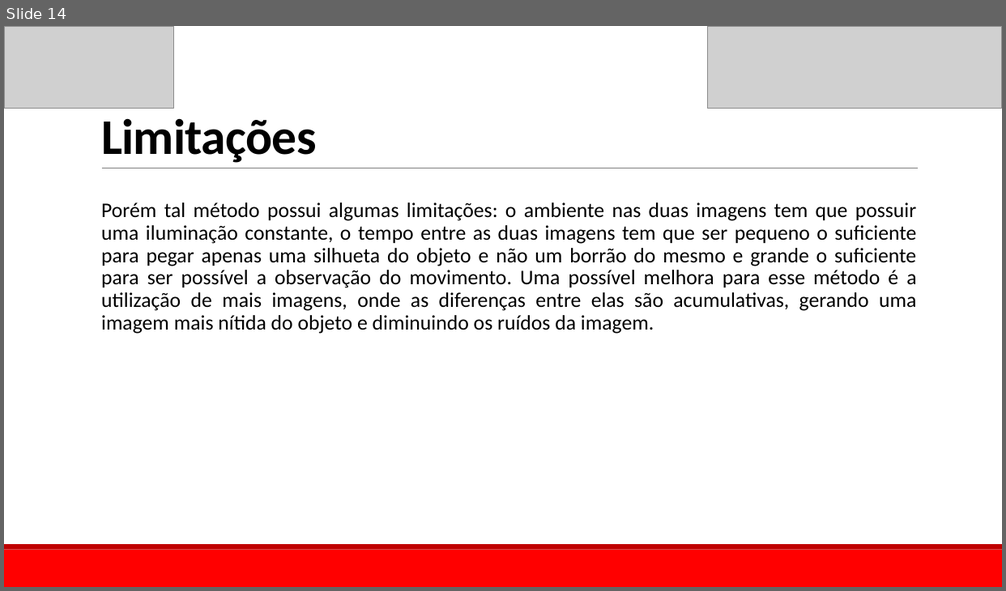
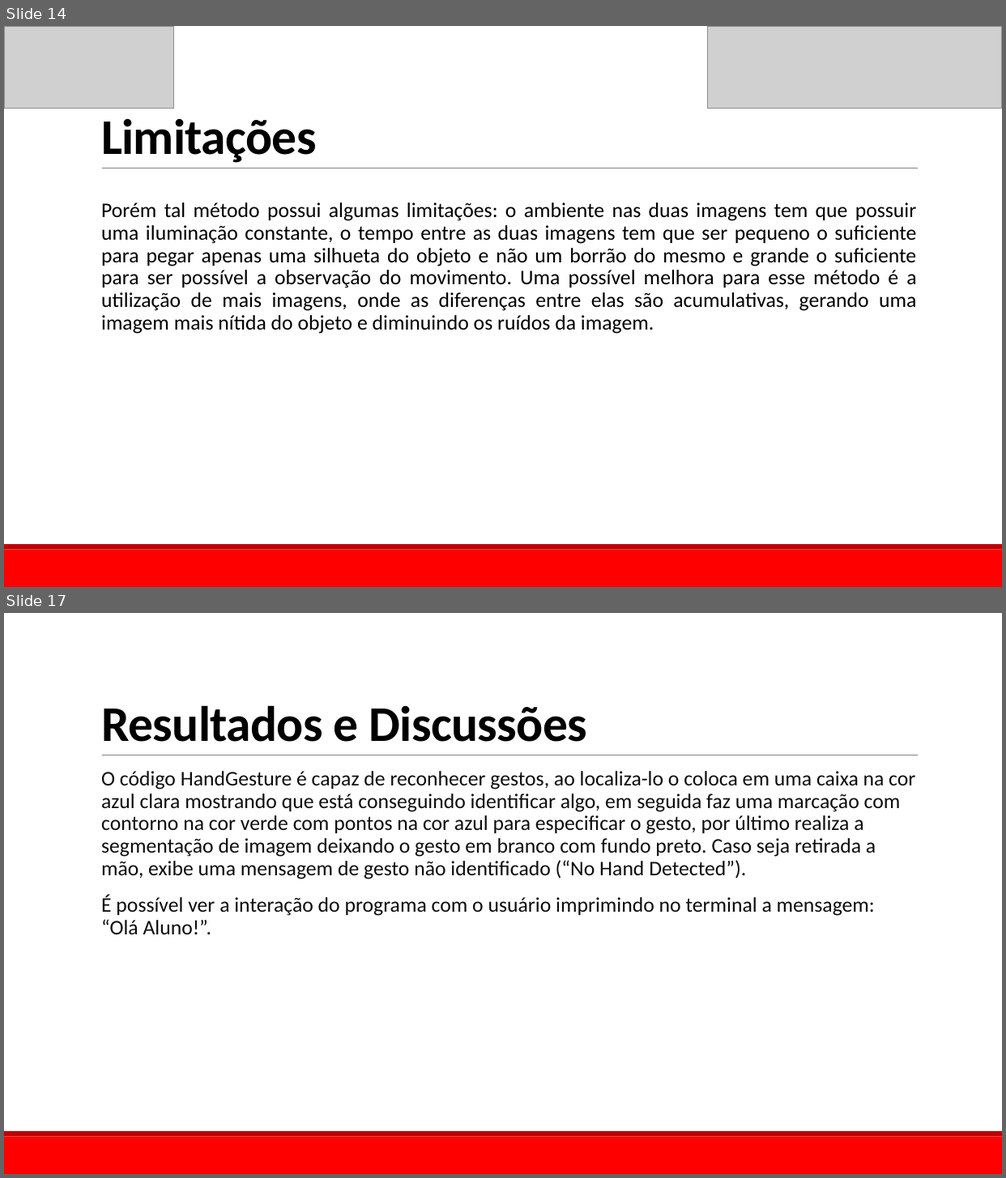
Before and after one commit to Fatequino/Fatequino, a slide deck: Visão/Documentação/Projeto_Fatequino_-_Visão.pptx. Shown one above the other, each under a label of ours: slide 14 before the commit, slides 14 and 17 after it; the slides between them are not shown. The pictures are 1006x591 and 1006x1178 pixels, drawn with LibreOffice and Linux fonts; fonts in the diff are those of the drawing; grey boxes stand for pictures. Boxes give left, top, right and bottom in pixels: in the first picture for what was removed or moved away, otherwise in the second. Text is boxed around its words. In the diff, an @@ line names an element or a change of style, - is before the commit and + after.

```diff
--- a/Visão/Documentação/Projeto_Fatequino_-_Visão.pptx
+++ b/Visão/Documentação/Projeto_Fatequino_-_Visão.pptx
@@ slide 17 added at <box>4,613,1002,1174</box>, background #FFFFFF; not listed: 3 template elements that a slide beside it also shows @@
@@ title added at <box>101,705,587,742</box>, 48 pt, text #000000, bold @@
+Resultados e Discussões
@@ text added at <box>101,771,915,935</box>, 20 pt, text #0D0D0D @@
+  O código HandGesture é capaz de reconhecer gestos, ao localiza-lo o coloca em uma caixa na cor azul clara mostrando que está conseguindo identificar algo, em seguida faz uma marcação com contorno na cor verde com pontos na cor azul para especificar o gesto, por último realiza a segmentação de imagem deixando o gesto em branco com fundo preto. Caso seja retirada a mão, exibe uma mensagem de gesto não identificado (“No Hand Detected”).
+  É possível ver a interação do programa com o usuário imprimindo no terminal a mensagem: “Olá Aluno!”.
```
Also in this commit, not shown: 6 slides changed, 4 other slides added, 1 slide removed, 5 other files.
